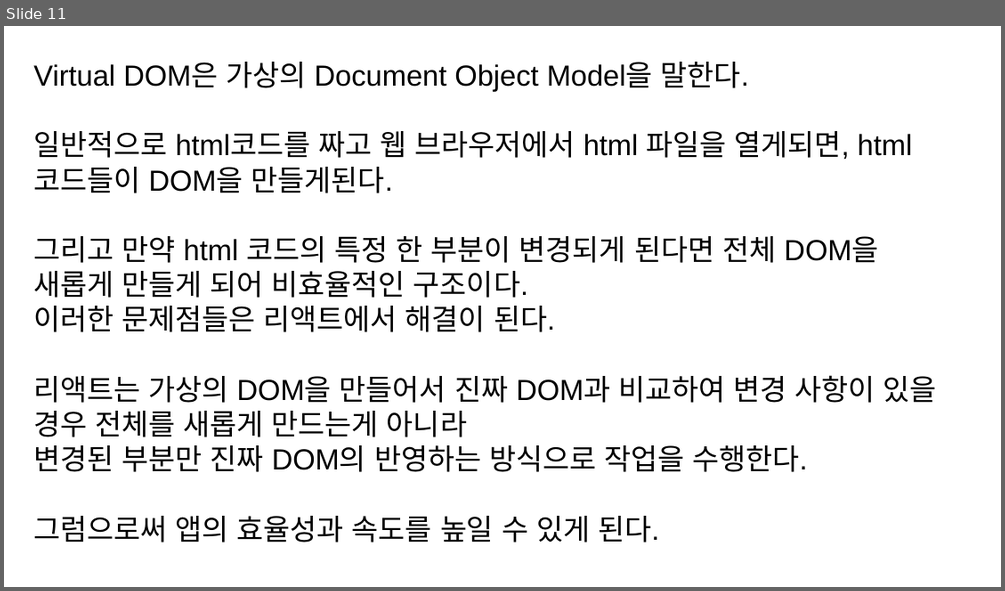
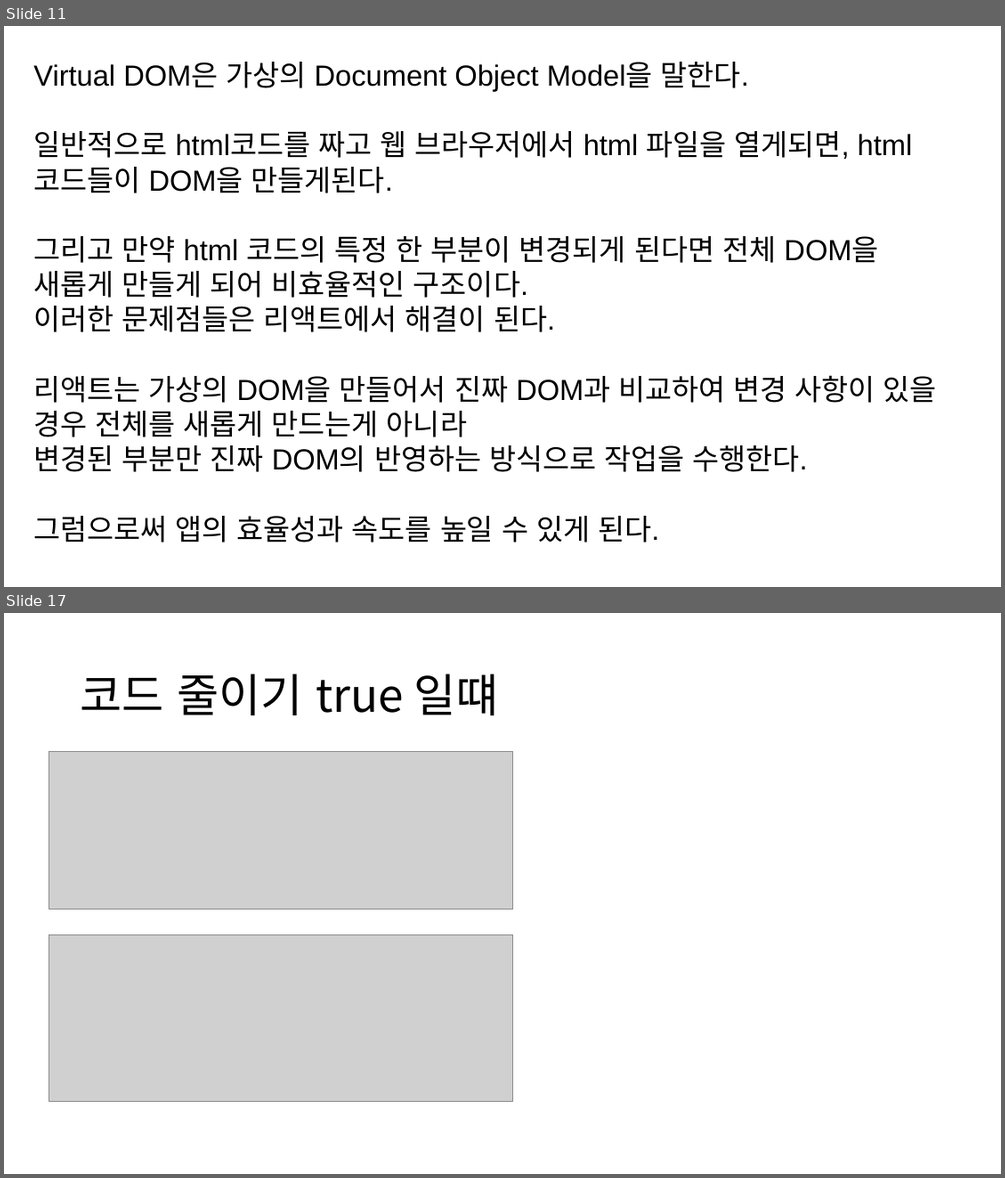
Before and after one commit to ParkNohYul1/study, a slide deck: 리액트/리액트란 무엇인가.pptx. Shown one above the other, each under a label of ours: slide 11 before the commit, slides 11 and 17 after it; the slides between them are not shown. The pictures are 1005x591 and 1005x1178 pixels, drawn with LibreOffice and Linux fonts; fonts in the diff are those of the drawing; grey boxes stand for pictures. Boxes give left, top, right and bottom in pixels: in the first picture for what was removed or moved away, otherwise in the second. Text is boxed around its words. In the diff, an @@ line names an element or a change of style, - is before the commit and + after.

```diff
--- a/리액트/리액트란 무엇인가.pptx
+++ b/리액트/리액트란 무엇인가.pptx
@@ slide 17 added at (4, 613, 1001, 1174), background #FFFFFF @@
@@ title added at (80, 674, 498, 715), 44 pt, text #000000 @@
+코드 줄이기 true 일떄
@@ picture added at (48, 751, 513, 909) @@
@@ picture added at (48, 934, 513, 1102) @@
```
Also in this commit, not shown: 2 slides changed, 6 other slides added.
